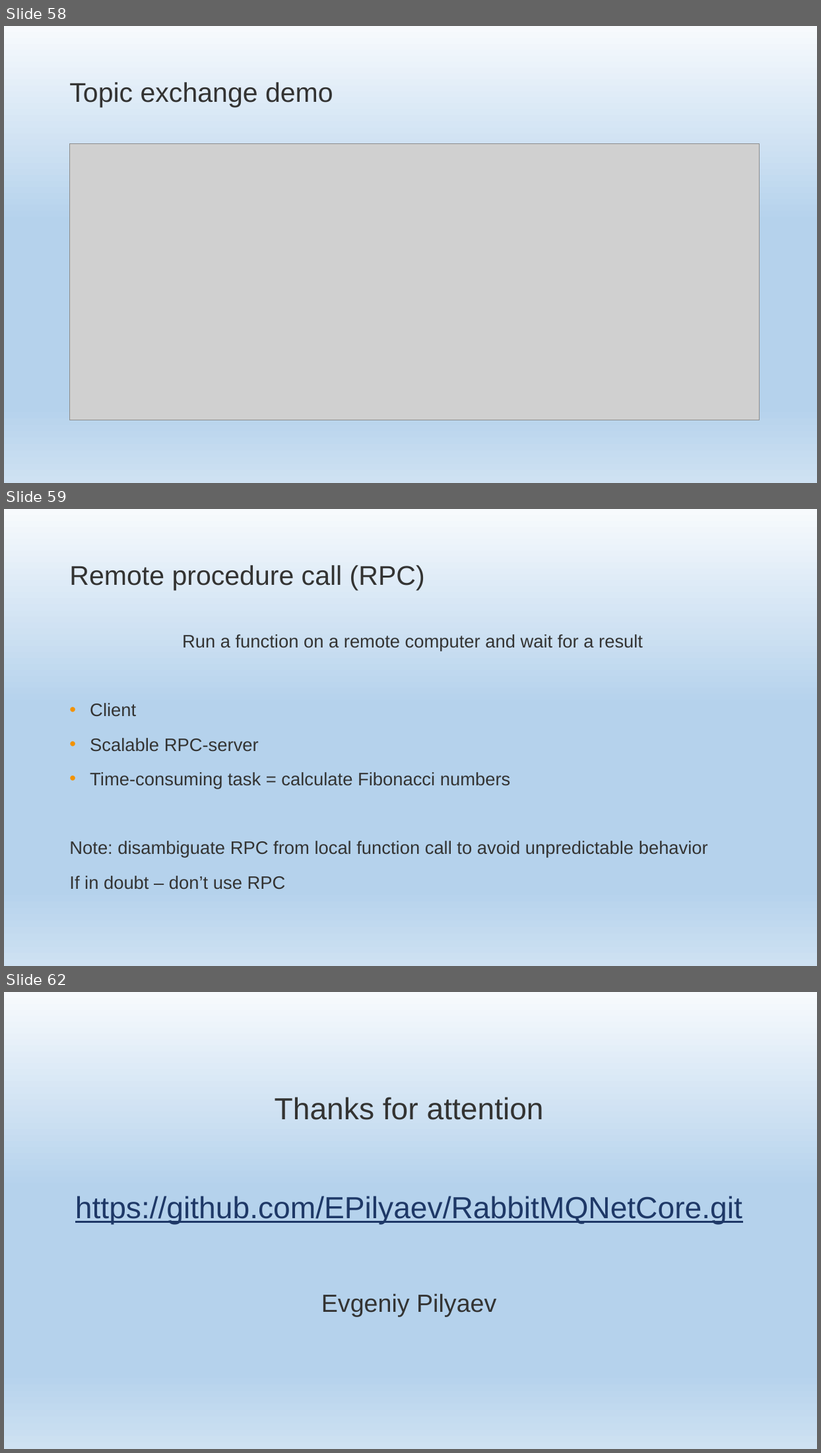
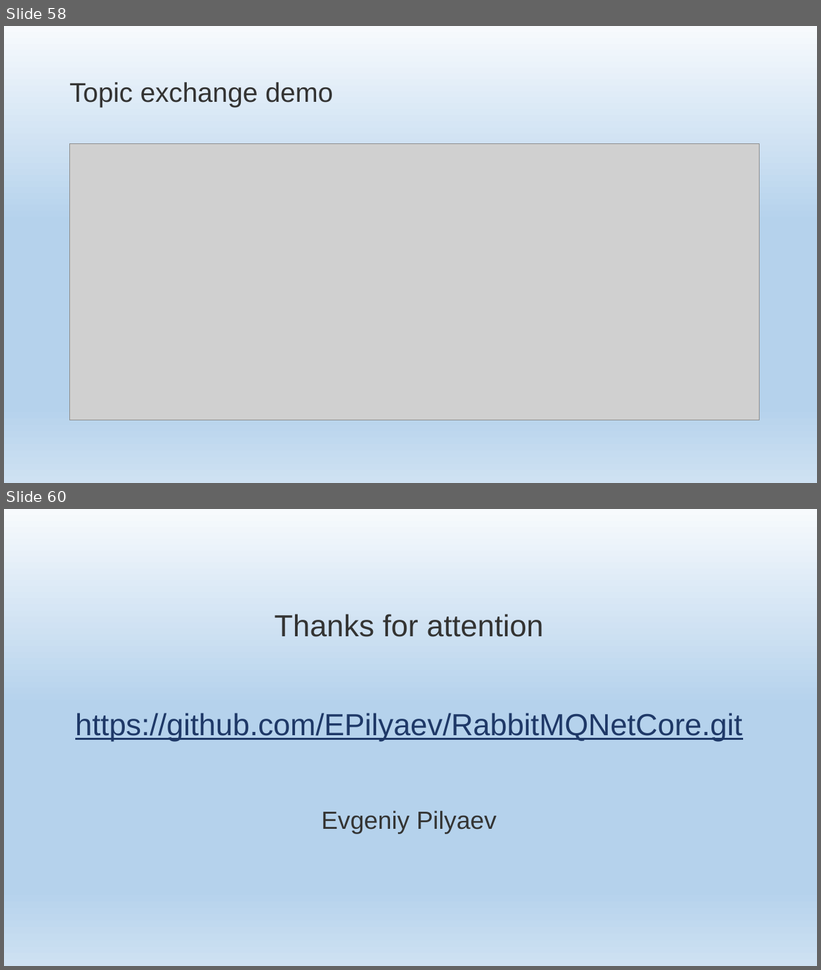
Before and after one commit to EPilyaev/RabbitMQNetCore, a slide deck: RabbitMQNetCore.pptm. Shown one above the other, each under a label of ours: slides 58, 59 and 62 before the commit, slides 58 and 60 after it; the slides between them are not shown. The pictures are 821x1453 and 821x970 pixels, drawn with LibreOffice and Linux fonts; fonts in the diff are those of the drawing; grey boxes stand for pictures; background and template pictures are left out. Boxes give left, top, right and bottom in pixels: in the first picture for what was removed or moved away, otherwise in the second. Text is boxed around its words. In the diff, an @@ line names an element or a change of style, - is before the commit and + after.

```diff
--- a/RabbitMQNetCore.pptm
+++ b/RabbitMQNetCore.pptm
@@ slide 59 removed at box(4, 509, 817, 966), background gradient #F7FAFD to #B5D2EC to #CEE1F2 @@
@@ title removed at box(69, 565, 425, 590) @@
-Remote procedure call (RPC)
@@ text removed at box(69, 634, 708, 890) @@
-Run a function on a remote computer and wait for a result
-• Client
-• Scalable RPC-server
-• Time-consuming task = calculate Fibonacci numbers
-Note: disambiguate RPC from local function call to avoid unpredictable behavior
-If in doubt – don’t use RPC
@@ what was slide 62 is now slide 60 @@
```
Also in this commit, not shown: 1 slide changed, 1 other slide removed.
